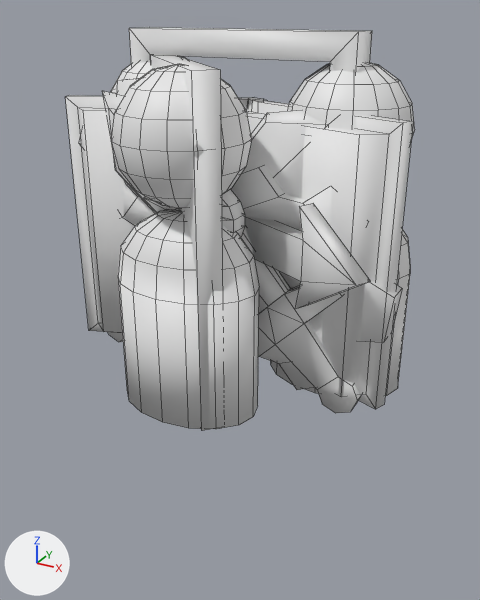
One commit to the FBX model Assets/Models/UI/MainMenu Icons.fbx: the scene before it, then after it.
The view is the same before and after, from a camera (50 mm lens) standing at (1.52, -2.56, 1.7) and looking at (0.1, 0.02, 0.41). The lights are fixed; the arrows at lower left show +X, +Y and +Z. Mesh edges are drawn as thin lines. Vertices at the same position are counted once.

Before the edit, the objects in view are built like this:
```python
me_cube_002 = bpy.data.meshes.new('Cube.002')
me_cube_002.from_pydata(...)  # 102 vertices, 106 faces; spans x -0.76..0.75, y -0.09..0.1, z 0.0..1.35
me_cube_003 = bpy.data.meshes.new('Cube.003')
me_cube_003.from_pydata(...)  # 140 vertices, 175 faces; spans x -0.85..0.85, y -0.25..0.34, z 0.06..1.31
me_cylinder_002 = bpy.data.meshes.new('Cylinder.002')
me_cylinder_002.from_pydata(...)  # 144 vertices, 104 faces; spans x -0.77..0.86, y -0.05..0.06, z 0.05..1.42
me_plane_001 = bpy.data.meshes.new('Plane.001')
me_plane_001.from_pydata(...)  # 54 vertices, 45 faces; spans x -0.56..0.83, y -0.49..0.31, z 0.0..1.61
me_sphere_002 = bpy.data.meshes.new('Sphere.002')
me_sphere_002.from_pydata(...)  # 585 vertices, 627 faces; spans x -0.81..0.84, y -0.57..0.56, z 0.0..1.5
ob_book = bpy.data.objects.new('Book', me_cube_003)
ob_book.location = (0.0, 0.0, 0.0)
ob_exitdoor = bpy.data.objects.new('ExitDoor', me_plane_001)
ob_exitdoor.location = (0.0, 0.0, 0.0)
ob_gears = bpy.data.objects.new('Gears', me_cylinder_002)
ob_gears.location = (0.0, 0.0, 0.0)
ob_group = bpy.data.objects.new('Group', me_sphere_002)
ob_group.location = (0.0, 0.0, 0.0)
ob_swords = bpy.data.objects.new('Swords', me_cube_002)
ob_swords.location = (0.0, 0.0, 0.0)
```
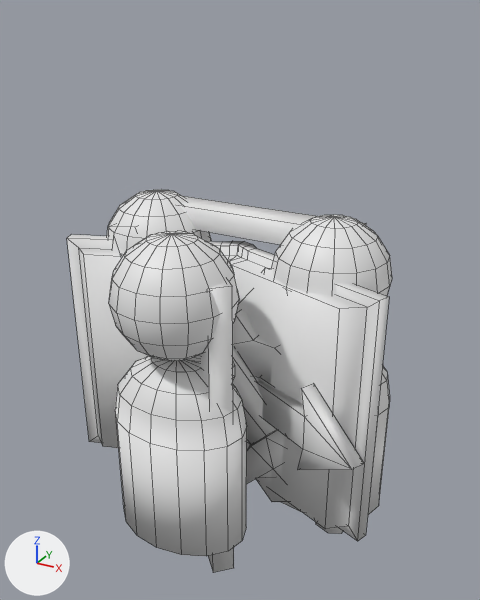
Location of each change, (x1, y1, x2, y2) in pixels of the pictures (480 x 600 px):
'Group', mesh moved: before (110, 56, 415, 429); after (107, 189, 392, 556)
'Book', mesh moved: before (65, 95, 413, 409); after (67, 234, 389, 541)
'ExitDoor', mesh moved: before (129, 27, 372, 431); after (178, 196, 366, 573)
'Swords', mesh moved: before (102, 91, 361, 413); after (117, 245, 343, 534)
'Gears', mesh moved: before (79, 78, 402, 390); after (109, 225, 287, 502)

Patch to the scene script:
```diff
--- a/Assets/Models/UI/MainMenu Icons.fbx.py
+++ b/Assets/Models/UI/MainMenu Icons.fbx.py
@@ me_cylinder_002 @@
 me_cylinder_002.from_pydata(...)  # 144 vertices, 104 faces; spans x -0.77..0.86, y -0.05..0.06, z 0.05..1.42
 # used by ob_gears; location = (0.0, 0.0, 0.0)
+# me_cylinder_002 part 4: the whole mesh is moved by (-0.11, -0.01, -0.71)
@@ me_sphere_002 @@
 me_sphere_002.from_pydata(...)  # 585 vertices, 627 faces; spans x -0.81..0.84, y -0.57..0.56, z 0.0..1.5
 # used by ob_group; location = (0.0, 0.0, 0.0)
+# me_sphere_002 part 3: the whole mesh is moved by (-0.01, -0.09, -0.66)
@@ me_cube_003 @@
 me_cube_003.from_pydata(...)  # 140 vertices, 175 faces; spans x -0.85..0.85, y -0.25..0.34, z 0.06..1.31
 # used by ob_book; location = (0.0, 0.0, 0.0)
+# me_cube_003 part 5: the whole mesh is moved by (0.0, -0.09, -0.69)
@@ me_plane_001 @@
 me_plane_001.from_pydata(...)  # 54 vertices, 45 faces; spans x -0.56..0.83, y -0.49..0.31, z 0.0..1.61
 # used by ob_exitdoor; location = (0.0, 0.0, 0.0)
+# me_plane_001 part 2: the whole mesh is moved by (0.04, 0.01, -0.83)
@@ me_cube_002 @@
 me_cube_002.from_pydata(...)  # 102 vertices, 106 faces; spans x -0.76..0.75, y -0.09..0.1, z 0.0..1.35
 # used by ob_swords; location = (0.0, 0.0, 0.0)
+# me_cube_002 part 1: the whole mesh is moved by (0.0, 0.0, -0.7)
```
